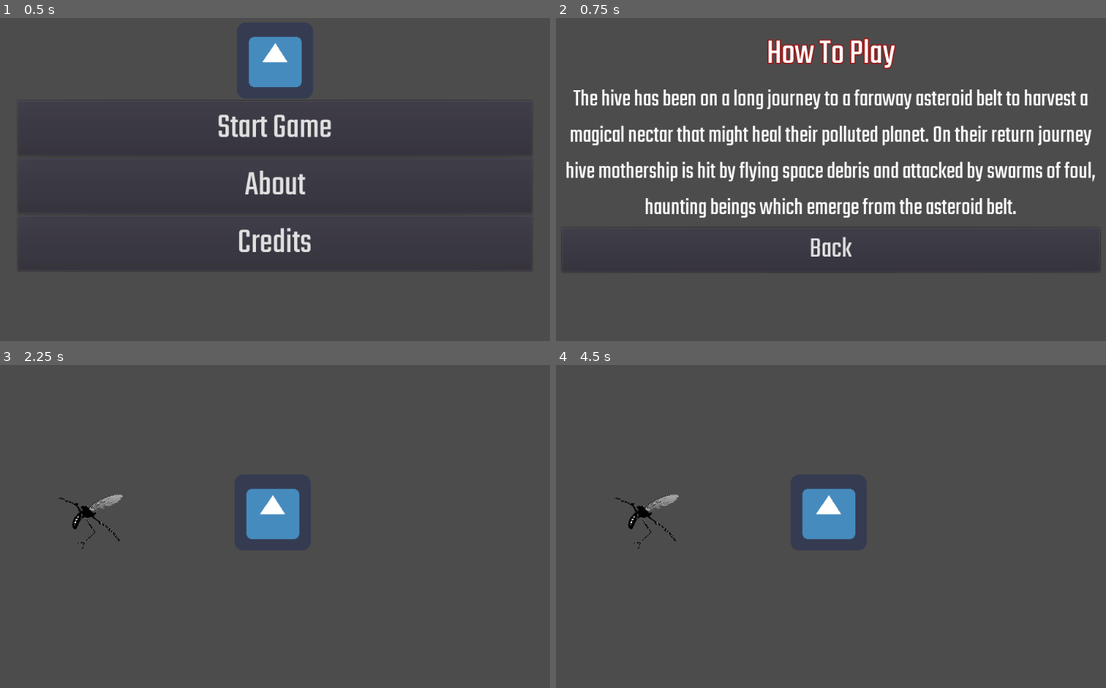
Above: before the commit, frames 1-4 (two rows, left to right).
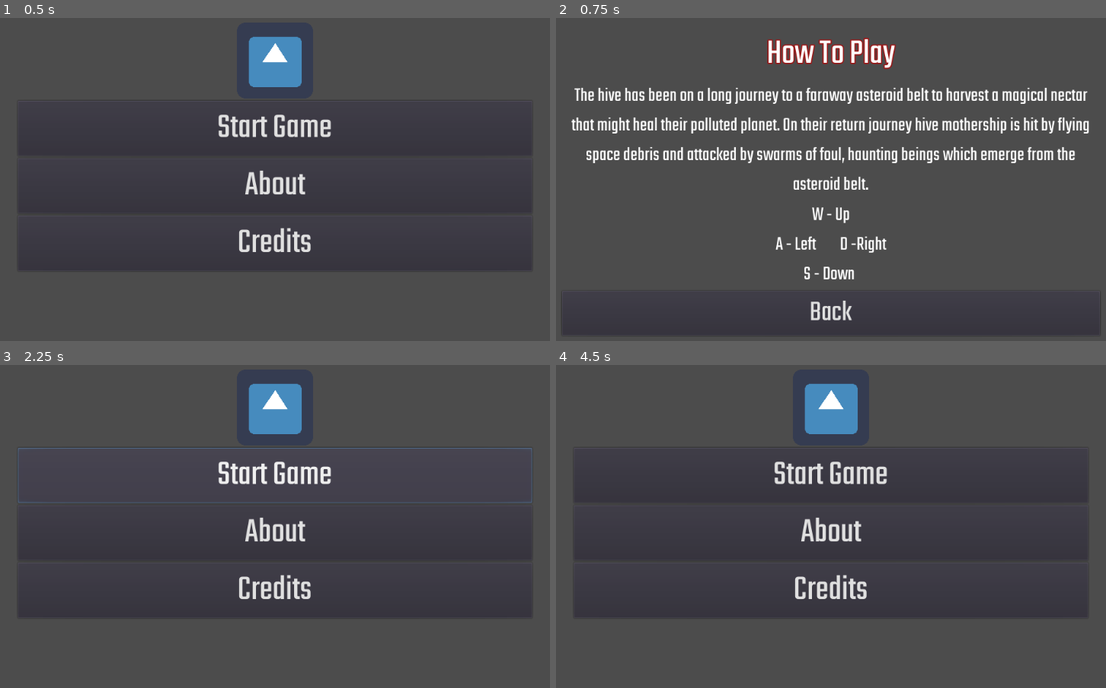
Above: after the commit, the same moments.

Repository: frankykohn/GGJ-2020-insect-repair
Game: Godot game, scene res://MenuScreen.tscn
Same seed, same stepped clock (60 frames per second), same inputs: the game is played once before the commit and once after it. The engine's default icon, where the game draws it, is replaced by a stand-in: a white triangle on a blue panel in a dark square.
Inputs (mouse positions are in pixels of both pictures, inside the frame that each line leads up to):
- Up to frame 1 (0.5 s): no input
- Up to frame 2 (0.75 s): click "About" at 0.5 s
- Up to frame 3 (2.25 s): click "Back" at 1.25 s; click "Start Game" at 2 s
- Up to frame 4 (4.5 s): click (831, 474) at 2.75 s, where only the run after the commit has a clickable "Start Game"; click (831, 591) at 3.5 s, where only the run after the commit has a clickable "Credits"; click (831, 629) at 4.25 s, where only the run after the commit has a clickable "Back"

Frame 1 is identical in both runs. In frame 2, 15% of the frame differs, in the area x 1-99%, y 21-99%; in frame 3, 5.3%; in frame 4, 5.1%.

Commit message:
adds bg and audio files

Diff:
--- a/AboutScreen.tscn
+++ b/AboutScreen.tscn
@@ -11,7 +11,7 @@
 font_data = ExtResource( 4 )
 
 [sub_resource type="DynamicFont" id=2]
-size = 40
+size = 32
 font_data = ExtResource( 2 )
 
 [sub_resource type="DynamicFont" id=3]
@@ -47,16 +47,33 @@
 [node name="Description" type="Label" parent="VBoxContainer"]
 margin_top = 91.0
 margin_right = 904.0
-margin_bottom = 332.0
+margin_bottom = 288.0
 custom_fonts/font = SubResource( 2 )
 text = "The hive has been on a long journey to a faraway asteroid belt to harvest a magical nectar that might heal their polluted planet. On their return journey hive mothership is hit by flying space debris and attacked by swarms of foul, haunting beings which emerge from the asteroid belt."
 align = 1
 autowrap = true
+__meta__ = {
+"_edit_use_anchors_": false
+}
+
+[node name="Description2" type="Label" parent="VBoxContainer"]
+margin_top = 292.0
+margin_right = 904.0
+margin_bottom = 439.0
+custom_fonts/font = SubResource( 2 )
+text = "W - Up
+A - Left        D -Right
+S - Down "
+align = 1
+autowrap = true
+__meta__ = {
+"_edit_use_anchors_": false
+}
 
 [node name="Back" type="Button" parent="VBoxContainer"]
-margin_top = 336.0
+margin_top = 443.0
 margin_right = 904.0
-margin_bottom = 411.0
+margin_bottom = 518.0
 custom_fonts/font = SubResource( 3 )
 text = "Back"
 [connection signal="pressed" from="VBoxContainer/Back" to="." method="_on_Back_pressed"]
--- a/Gameplay.tscn
+++ b/Gameplay.tscn
@@ -7,10 +7,13 @@
 [ext_resource path="res://Assets/Music/gameplay music v1.wav" type="AudioStream" id=5]
 [ext_resource path="res://icon.png" type="Texture" id=6]
 [ext_resource path="res://Insect.gd" type="Script" id=7]
+[ext_resource path="res://Mother_Rig.tscn" type="PackedScene" id=8]
 [ext_resource path="res://Player_Rig.tscn" type="PackedScene" id=9]
+[ext_resource path="res://Assets/images/env/Level_ExtremeBackground_01.png" type="Texture" id=10]
+[ext_resource path="res://Assets/images/env/Level_Background_01.png" type="Texture" id=11]
 
 [sub_resource type="RectangleShape2D" id=1]
-extents = Vector2( 61, 58.5999 )
+extents = Vector2( 63.3108, 162.809 )
 
 [sub_resource type="RectangleShape2D" id=2]
 extents = Vector2( 50.6538, 70.2313 )
@@ -38,7 +41,11 @@
 rotation = 1.5708
 shape = SubResource( 1 )
 
+[node name="Mother_Rig" parent="Mother" instance=ExtResource( 8 )]
+position = Vector2( 232.157, 173.821 )
+
 [node name="MSprite" type="Sprite" parent="Mother"]
+visible = false
 position = Vector2( 234.986, 183.721 )
 texture = ExtResource( 6 )
 
@@ -53,3 +60,21 @@
 
 [node name="CharacterRig" parent="Insect" instance=ExtResource( 9 )]
 position = Vector2( 0, 2.8284 )
+
+[node name="ExtremeBackground" type="ParallaxBackground" parent="."]
+
+[node name="ParallaxLayer" type="ParallaxLayer" parent="ExtremeBackground"]
+
+[node name="Level_ExtremeBackground_01" type="Sprite" parent="ExtremeBackground/ParallaxLayer"]
+position = Vector2( 1171.02, 298.65 )
+scale = Vector2( 0.508253, 0.508253 )
+texture = ExtResource( 10 )
+
+[node name="Background" type="ParallaxBackground" parent="."]
+
+[node name="ParallaxLayer" type="ParallaxLayer" parent="Background"]
+
+[node name="Level_Background_01" type="Sprite" parent="Background/ParallaxLayer"]
+position = Vector2( 1307.48, 311.378 )
+scale = Vector2( 0.57867, 0.57867 )
+texture = ExtResource( 11 )
--- a/Insect.gd
+++ b/Insect.gd
@@ -1,21 +1,23 @@
 extends KinematicBody2D
 
+var velocity = Vector2()
+
 export (int) var speed = 200
-
-var velocity = Vector2()
 
 func get_input():
 	velocity = Vector2()
 	if Input.is_action_pressed('right'):
 		velocity.x += 1
+
 	if Input.is_action_pressed('left'):
 		velocity.x -= 1
+
 	if Input.is_action_pressed('down'):
 		velocity.y += 1
 	if Input.is_action_pressed('up'):
 		velocity.y -= 1
 	velocity = velocity.normalized() * speed
 
-func _physics_process(delta):
+func _physics_process(_delta):
 	get_input()
 	velocity = move_and_slide(velocity)
--- /dev/null
+++ b/Mother_Rig.tscn
@@ -0,0 +1,256 @@
+[gd_scene load_steps=18 format=2]
+
+[ext_resource path="res://mother_assets/mother_rig_done_0002_tail2.2.png" type="Texture" id=1]
+[ext_resource path="res://mother_assets/mother_rig_done_0016_leg2.2.png" type="Texture" id=2]
+[ext_resource path="res://mother_assets/mother_rig_done_0015_leg1.2.png" type="Texture" id=3]
+[ext_resource path="res://mother_assets/mother_rig_done_0012_head2.png" type="Texture" id=4]
+[ext_resource path="res://mother_assets/mother_rig_done_0009_head5.png" type="Texture" id=5]
+[ext_resource path="res://mother_assets/mother_rig_done_0014_leg1.1.png" type="Texture" id=6]
+[ext_resource path="res://mother_assets/mother_rig_done_0020_ant1.1.png" type="Texture" id=7]
+[ext_resource path="res://mother_assets/mother_rig_done_0013_head1.png" type="Texture" id=8]
+[ext_resource path="res://mother_assets/mother_rig_done_0011_head3.png" type="Texture" id=9]
+[ext_resource path="res://mother_assets/mother_rig_done_0018_ant1.3.png" type="Texture" id=10]
+[ext_resource path="res://mother_assets/mother_rig_done_0017_leg2.1.png" type="Texture" id=11]
+[ext_resource path="res://mother_assets/mother_rig_done_0010_head4.png" type="Texture" id=12]
+[ext_resource path="res://mother_assets/mother_rig_done_0019_ant1.2.png" type="Texture" id=13]
+[ext_resource path="res://mother_assets/mother_rig_done_0005_tail1.3.png" type="Texture" id=14]
+[ext_resource path="res://mother_assets/mother_rig_done_0004_tail1.4.png" type="Texture" id=15]
+[ext_resource path="res://mother_assets/mother_rig_done_0008_head6.png" type="Texture" id=16]
+[ext_resource path="res://mother_assets/mother_rig_done_0007_tail1.1.png" type="Texture" id=17]
+
+[node name="Mother_Rig" type="Node2D"]
+position = Vector2( 115.966, 83.4386 )
+
+[node name="Bod1" type="Sprite" parent="."]
+position = Vector2( 167.628, 40.5173 )
+scale = Vector2( 0.462818, 0.462818 )
+texture = ExtResource( 8 )
+offset = Vector2( -65, -8 )
+__meta__ = {
+"_edit_ik_": true
+}
+
+[node name="Bod2" type="Sprite" parent="Bod1"]
+position = Vector2( -153, -23 )
+texture = ExtResource( 4 )
+offset = Vector2( -65, -17 )
+__meta__ = {
+"_edit_bone_": true,
+"_edit_ik_": true
+}
+
+[node name="Bod3" type="Sprite" parent="Bod1/Bod2"]
+position = Vector2( -117, -55 )
+texture = ExtResource( 9 )
+offset = Vector2( -27, -11 )
+__meta__ = {
+"_edit_bone_": true
+}
+
+[node name="Bod4" type="Sprite" parent="Bod1/Bod2/Bod3"]
+position = Vector2( -97, -38 )
+texture = ExtResource( 12 )
+offset = Vector2( -6, -18 )
+__meta__ = {
+"_edit_bone_": true
+}
+
+[node name="Bod5" type="Sprite" parent="Bod1/Bod2/Bod3/Bod4"]
+position = Vector2( -86, 23 )
+texture = ExtResource( 5 )
+offset = Vector2( -19.5426, -5.11015 )
+__meta__ = {
+"_edit_bone_": true
+}
+
+[node name="Bod6" type="Sprite" parent="Bod1/Bod2/Bod3/Bod4/Bod5"]
+position = Vector2( -93, 83 )
+texture = ExtResource( 16 )
+offset = Vector2( -66, 17 )
+__meta__ = {
+"_edit_bone_": true
+}
+
+[node name="Last_Bod_IK" type="Position2D" parent="Bod1/Bod2/Bod3/Bod4/Bod5/Bod6"]
+position = Vector2( -66, 82 )
+rotation = 1.309
+__meta__ = {
+"_edit_bone_": true
+}
+
+[node name="tail1_1" type="Sprite" parent="Bod1/Bod2/Bod3/Bod4/Bod5/Bod6"]
+position = Vector2( -29, -39 )
+texture = ExtResource( 17 )
+offset = Vector2( -84, -17.4275 )
+__meta__ = {
+"_edit_bone_": true,
+"_edit_ik_": true
+}
+
+[node name="tail1_2" type="Sprite" parent="Bod1/Bod2/Bod3/Bod4/Bod5/Bod6/tail1_1"]
+position = Vector2( -171, -45 )
+texture = ExtResource( 1 )
+offset = Vector2( -41, 15 )
+__meta__ = {
+"_edit_bone_": true
+}
+
+[node name="tail1_3" type="Sprite" parent="Bod1/Bod2/Bod3/Bod4/Bod5/Bod6/tail1_1/tail1_2"]
+position = Vector2( -86, 31 )
+texture = ExtResource( 14 )
+offset = Vector2( -28, -9 )
+__meta__ = {
+"_edit_bone_": true
+}
+
+[node name="tail1_4" type="Sprite" parent="Bod1/Bod2/Bod3/Bod4/Bod5/Bod6/tail1_1/tail1_2/tail1_3"]
+position = Vector2( -56, -15 )
+texture = ExtResource( 15 )
+offset = Vector2( -62, -8 )
+__meta__ = {
+"_edit_bone_": true
+}
+
+[node name="Position2D" type="Position2D" parent="Bod1/Bod2/Bod3/Bod4/Bod5/Bod6/tail1_1/tail1_2/tail1_3/tail1_4"]
+position = Vector2( -122, -22 )
+__meta__ = {
+"_edit_bone_": true
+}
+
+[node name="tail1_2" type="Sprite" parent="Bod1/Bod2/Bod3/Bod4/Bod5/Bod6"]
+show_behind_parent = true
+position = Vector2( -16, -57 )
+rotation = 0.261799
+texture = ExtResource( 17 )
+offset = Vector2( -84, -17.4275 )
+__meta__ = {
+"_edit_bone_": true,
+"_edit_ik_": true
+}
+
+[node name="tail1_2" type="Sprite" parent="Bod1/Bod2/Bod3/Bod4/Bod5/Bod6/tail1_2"]
+position = Vector2( -171, -45 )
+texture = ExtResource( 1 )
+offset = Vector2( -41, 15 )
+__meta__ = {
+"_edit_bone_": true
+}
+
+[node name="tail1_3" type="Sprite" parent="Bod1/Bod2/Bod3/Bod4/Bod5/Bod6/tail1_2/tail1_2"]
+position = Vector2( -86, 31 )
+texture = ExtResource( 14 )
+offset = Vector2( -28, -9 )
+__meta__ = {
+"_edit_bone_": true
+}
+
+[node name="tail1_4" type="Sprite" parent="Bod1/Bod2/Bod3/Bod4/Bod5/Bod6/tail1_2/tail1_2/tail1_3"]
+position = Vector2( -56, -15 )
+texture = ExtResource( 15 )
+offset = Vector2( -62, -8 )
+__meta__ = {
+"_edit_bone_": true
+}
+
+[node name="Position2D" type="Position2D" parent="Bod1/Bod2/Bod3/Bod4/Bod5/Bod6/tail1_2/tail1_2/tail1_3/tail1_4"]
+position = Vector2( -122, -22 )
+__meta__ = {
+"_edit_bone_": true
+}
+
+[node name="leg2_1" type="Sprite" parent="Bod1/Bod2/Bod3"]
+show_behind_parent = true
+position = Vector2( -31, 89 )
+texture = ExtResource( 6 )
+offset = Vector2( -6.94629, 43.077 )
+__meta__ = {
+"_edit_bone_": true
+}
+
+[node name="leg2_2" type="Sprite" parent="Bod1/Bod2/Bod3/leg2_1"]
+position = Vector2( -6.83082, 2.31079 )
+rotation = 0.785397
+texture = ExtResource( 3 )
+offset = Vector2( -19.7955, 47.5189 )
+
+[node name="leg1_1" type="Sprite" parent="Bod1/Bod2"]
+show_behind_parent = true
+position = Vector2( -22, 69 )
+texture = ExtResource( 11 )
+offset = Vector2( -6.94629, 43.077 )
+__meta__ = {
+"_edit_bone_": true
+}
+
+[node name="leg1_2" type="Sprite" parent="Bod1/Bod2/leg1_1"]
+position = Vector2( -0.965935, 0.258808 )
+rotation = 0.785397
+texture = ExtResource( 2 )
+offset = Vector2( -19.7955, 47.5189 )
+
+[node name="ant1_1" type="Sprite" parent="Bod1"]
+position = Vector2( -8, -64 )
+texture = ExtResource( 7 )
+offset = Vector2( -7, -25 )
+__meta__ = {
+"_edit_bone_": true,
+"_edit_ik_": true
+}
+
+[node name="ant1_2" type="Sprite" parent="Bod1/ant1_1"]
+position = Vector2( -14, -46 )
+texture = ExtResource( 13 )
+offset = Vector2( -16, -30 )
+__meta__ = {
+"_edit_bone_": true
+}
+
+[node name="ant1_3" type="Sprite" parent="Bod1/ant1_1/ant1_2"]
+position = Vector2( -28, -54 )
+texture = ExtResource( 10 )
+offset = Vector2( -34, -24 )
+__meta__ = {
+"_edit_bone_": true
+}
+
+[node name="Position2D" type="Position2D" parent="Bod1/ant1_1/ant1_2/ant1_3"]
+position = Vector2( -49, -63 )
+__meta__ = {
+"_edit_bone_": true
+}
+
+[node name="ant1_2" type="Sprite" parent="Bod1"]
+show_behind_parent = true
+position = Vector2( 18, -58 )
+rotation = 0.307097
+texture = ExtResource( 7 )
+offset = Vector2( -7, -25 )
+__meta__ = {
+"_edit_bone_": true,
+"_edit_ik_": true
+}
+
+[node name="ant1_2" type="Sprite" parent="Bod1/ant1_2"]
+position = Vector2( -14, -46 )
+rotation = 0.214559
+texture = ExtResource( 13 )
+offset = Vector2( -16, -30 )
+__meta__ = {
+"_edit_bone_": true
+}
+
+[node name="ant1_3" type="Sprite" parent="Bod1/ant1_2/ant1_2"]
+position = Vector2( -28, -54 )
+rotation = 0.459901
+texture = ExtResource( 10 )
+offset = Vector2( -34, -24 )
+__meta__ = {
+"_edit_bone_": true
+}
+
+[node name="Position2D" type="Position2D" parent="Bod1/ant1_2/ant1_2/ant1_3"]
+position = Vector2( -65.2512, -60.7177 )
+rotation = -0.701618
+__meta__ = {
+"_edit_bone_": true
+}
--- a/Player_Rig.tscn
+++ b/Player_Rig.tscn
@@ -18,6 +18,7 @@
 
 [node name="CharacterRig" type="Node2D"]
 position = Vector2( 282.843, 678.823 )
+scale = Vector2( -1, 1 )
 
 [node name="Torso" type="Sprite" parent="."]
 position = Vector2( -3.87342, -4.61419 )
Not shown, added: Assets/Music/opening music.wav.import
Not shown, added: Assets/SFX/impact 1.wav.import
Not shown, added: Assets/SFX/mother flying.wav.import
Not shown, added: Assets/SFX/protagonist flying.wav.import
Not shown, added: Assets/SFX/warm ship rumble.wav.import
Not shown: 1 places in Gameplay.tscn that only renumber resources
Binary file added: mother_assets/mother_rig_done_0000_tail2.4.png
Not shown, added: mother_assets/mother_rig_done_0000_tail2.4.png.import
Binary file added: mother_assets/mother_rig_done_0001_tail2.3.png
Not shown, added: mother_assets/mother_rig_done_0001_tail2.3.png.import
Binary file added: mother_assets/mother_rig_done_0002_tail2.2.png
Not shown, added: mother_assets/mother_rig_done_0002_tail2.2.png.import
(and 48 more such lines)
